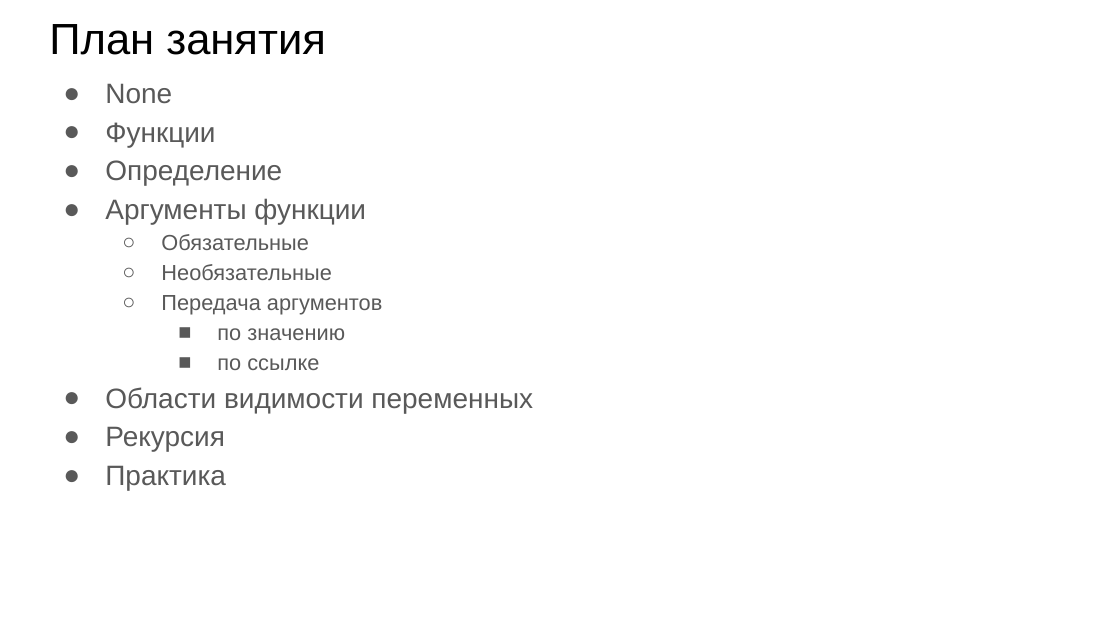
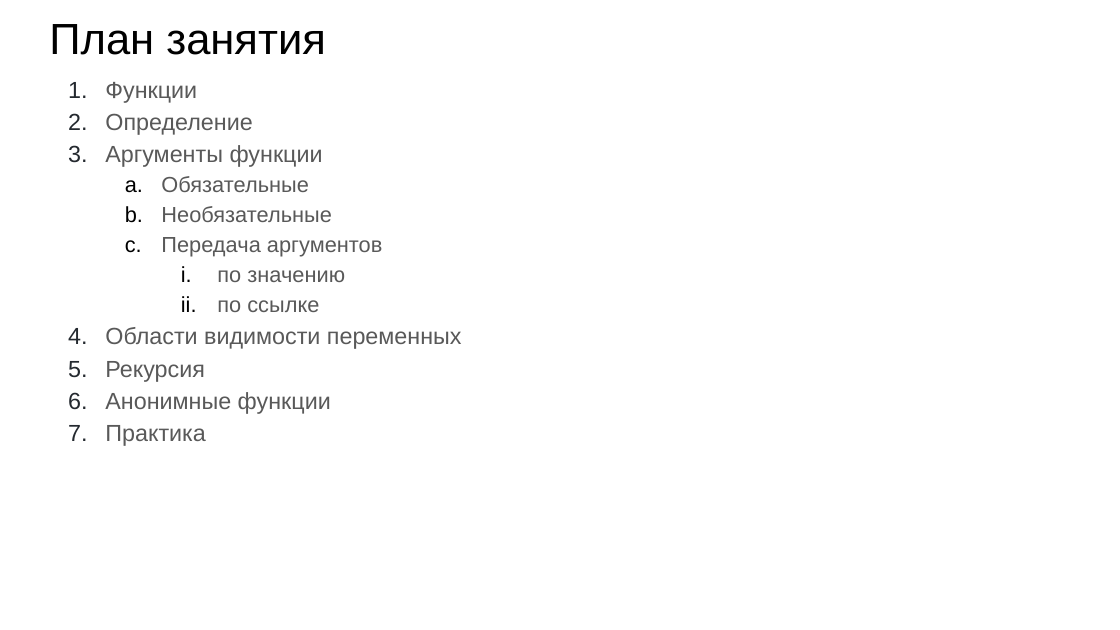
Before and after one commit to skhayrulin/python_course, a slide deck: slide 6 of lecture/Lecture4.pptx. Drawn at 1120x630 pixels with LibreOffice and Linux fonts; fonts in the diff are those of the drawing. Boxes give left, top, right and bottom in pixels: in the first picture for what was removed or moved away, otherwise in the second. Text is boxed around its words. In the diff, an @@ line names an element or a change of style, - is before the commit and + after.

```diff
--- a/lecture/Lecture4.pptx
+++ b/lecture/Lecture4.pptx
@@ text at <box>105,83,172,104</box>: paragraph removed @@
-● None
@@ text at <box>105,82,462,446</box>: size 18 to 15 pt in "Функции", "Определение", "Аргументы функции", "Области видимости переменных" and 2 more places; bullet ● to 1.; more space between paragraphs; bullet colour #595959 to #24292F; bullet ○ to a.; bullet colour #595959 to #000000; bullet ■ to i. @@
@@ text at <box>105,392,331,414</box>: paragraph added @@
+6. Анонимные функции
```
Also in this commit, not shown: 10 other slides changed, 42 slides added, 4 slides removed, 1 other file.
